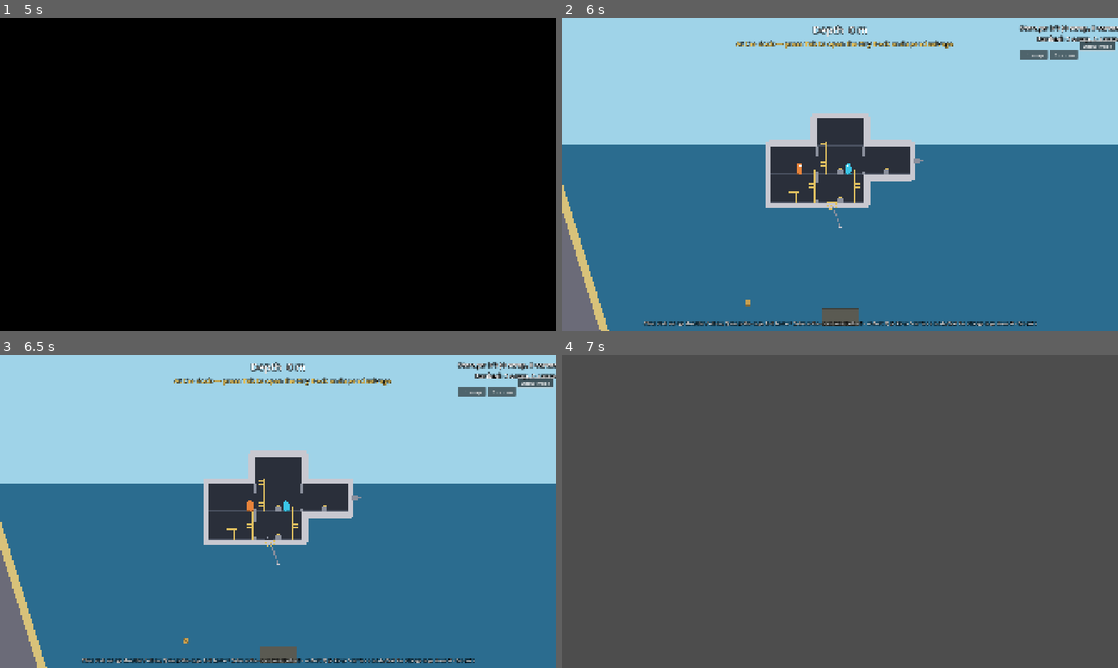
Above: before the commit, frames 1-4 (two rows, left to right).
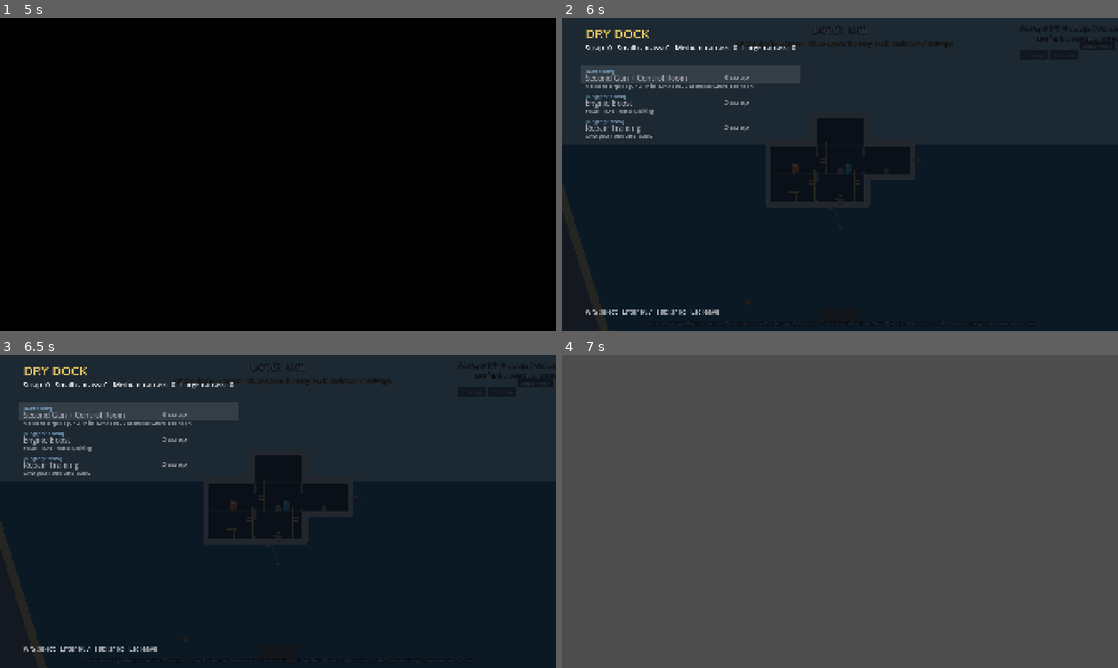
Above: after the commit, the same moments.

Repository: SnirNehemia/deeper
Game: Godot game, scene res://tests/test_implosion.tscn
The game is run twice, just before and just after one commit, with the same random seed, the same clock (stepped at 60 frames per second) and the same inputs. This scene is started directly instead of the project's main scene.
Inputs:
- Up to frame 1 (5 s): tap Enter at 0.5, 3.6 s; hold D 0.53-2.03 s; tap Tab at 0.6 s; tap Space at 0.77, 1.52, 3.02, 3.77, 4.52 s; tap E at 1.35 s; hold A 2.03-4.28 s; tap Q at 2.1 s; tap Shift at 2.85 s; hold D from 4.28 s (still down); tap Keypad Enter at 4.35 s
- Up to frame 2 (6 s): release D at 5 s; click "Debug mode" at 5 s; hold D from 5.78 s (still down); tap Tab at 5.85 s
- Up to frame 3 (6.5 s): keep holding D
- Up to frame 4 (7 s): keep holding D; tap E at 6.6 s; tap Space at 6.77 s

Frame 1 is identical in both runs. In frame 2, 100% of the frame differs, in the area x 0-100%, y 0-100%; in frame 3, 100%; in frame 4, nothing differs.

Commit message:
Fix: debug-mode buttons no longer eat Tab, so the dry dock still opens

Diff:
--- a/scripts/ui/salvage_hud.gd
+++ b/scripts/ui/salvage_hud.gd
@@ -31,6 +31,7 @@
 func _build_debug_controls() -> void:
 	var toggle := Button.new()
 	toggle.toggle_mode = true
+	toggle.focus_mode = Control.FOCUS_NONE  # don't eat Tab (opens the dry dock)
 	toggle.text = "Debug mode"
 	toggle.set_anchors_preset(Control.PRESET_TOP_RIGHT)
 	toggle.offset_left = -132
@@ -46,6 +47,7 @@
 
 func _make_debug_button(text: String, left: float, kind: int) -> Button:
 	var btn := Button.new()
+	btn.focus_mode = Control.FOCUS_NONE  # don't eat Tab (opens the dry dock)
 	btn.text = text
 	btn.set_anchors_preset(Control.PRESET_TOP_RIGHT)
 	btn.offset_left = left
